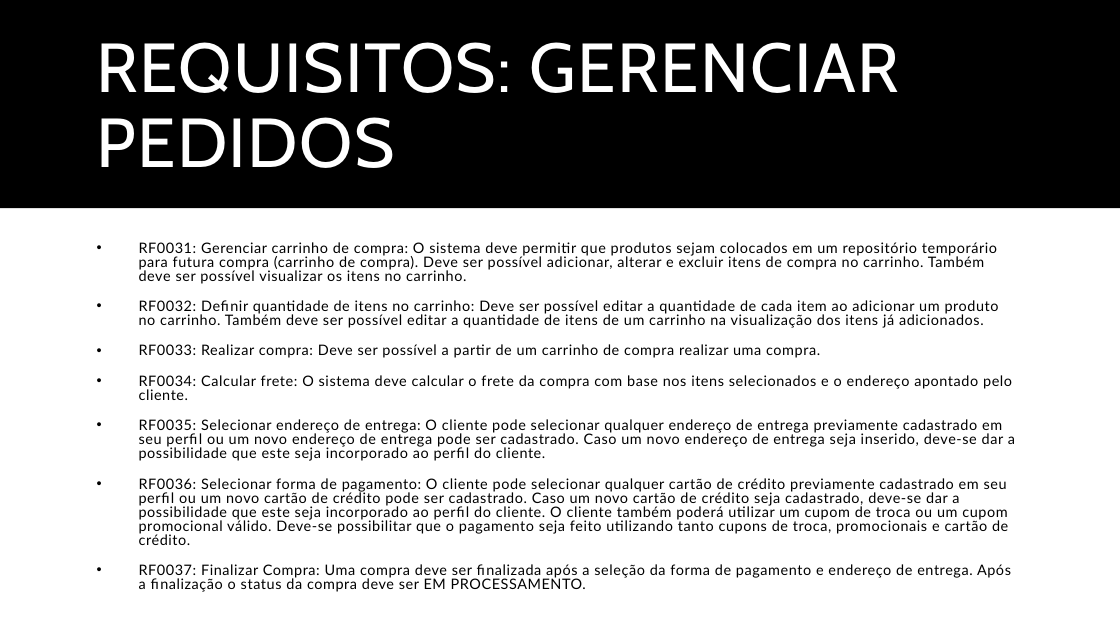
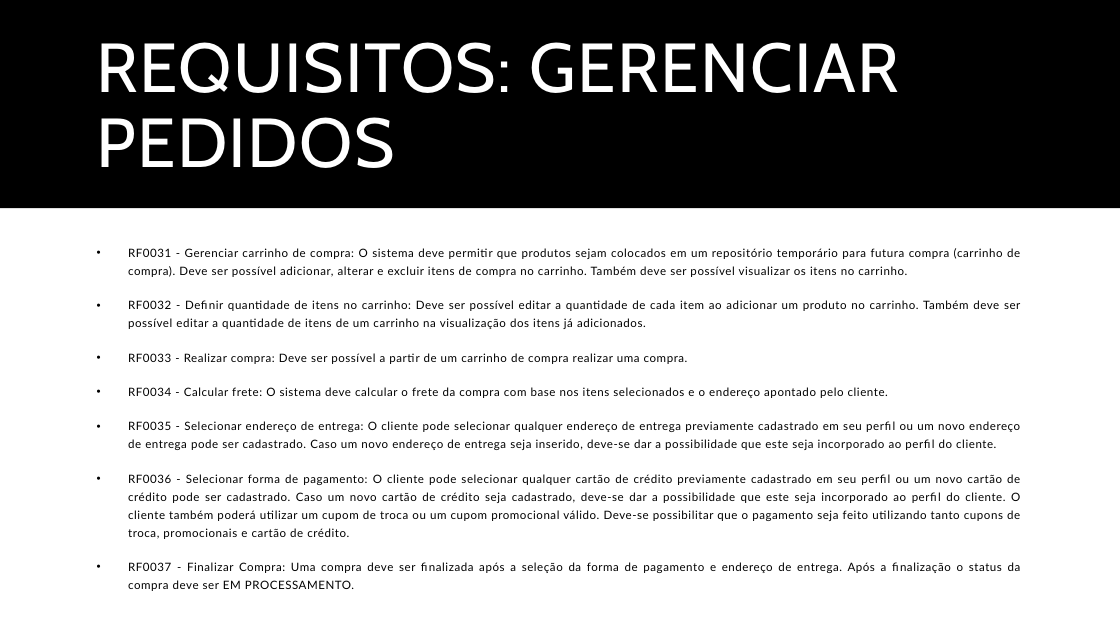
Before and after one commit to BrenoXDMoon/ProjetoLes, a slide deck: slide 10 of Documentos/Trabalho de Lab.pptx (slide 9 before the commit). Drawn at 1120x630 pixels with LibreOffice and Linux fonts; fonts in the diff are those of the drawing. Boxes give left, top, right and bottom in pixels: in the first picture for what was removed or moved away, otherwise in the second. Text is boxed around its words. In the diff, an @@ line names an element or a change of style, - is before the commit and + after.

Commit message:
Apresentação com Requisitos atualizados

```diff
--- a/Documentos/Trabalho de Lab.pptx
+++ b/Documentos/Trabalho de Lab.pptx
@@ text at (128, 248, 1021, 591): text changed; size 12.3 to 9.9 pt @@
-• RF0031: Gerenciar carrinho de compra: O sistema deve permitir que produtos sejam colocados em um repositório temporário para futura compra (carrinho de compra). Deve ser possível adicionar, alterar e excluir itens de compra no carrinho. Também deve ser possível visualizar os itens no carrinho.
-• RF0032: Definir quantidade de itens no carrinho: Deve ser possível editar a quantidade de cada item ao adicionar um produto no carrinho. Também deve ser possível editar a quantidade de itens de um carrinho na visualização dos itens já adicionados.
-• RF0033: Realizar compra: Deve ser possível a partir de um carrinho de compra realizar uma compra.
-• RF0034: Calcular frete: O sistema deve calcular o frete da compra com base nos itens selecionados e o endereço apontado pelo cliente.
-• RF0035: Selecionar endereço de entrega: O cliente pode selecionar qualquer endereço de entrega previamente cadastrado em seu perfil ou um novo endereço de entrega pode ser cadastrado. Caso um novo endereço de entrega seja inserido, deve-se dar a possibilidade que este seja incorporado ao perfil do cliente.
-• RF0036: Selecionar forma de pagamento: O cliente pode selecionar qualquer cartão de crédito previamente cadastrado em seu perfil ou um novo cartão de crédito pode ser cadastrado. Caso um novo cartão de crédito seja cadastrado, deve-se dar a possibilidade que este seja incorporado ao perfil do cliente. O cliente também poderá utilizar um cupom de troca ou um cupom promocional válido. Deve-se possibilitar que o pagamento seja feito utilizando tanto cupons de troca, promocionais e cartão de crédito.
-• RF0037: Finalizar Compra: Uma compra deve ser finalizada após a seleção da forma de pagamento e endereço de entrega. Após a finalização o status da compra deve ser EM PROCESSAMENTO.
+• RF0031 - Gerenciar carrinho de compra: O sistema deve permitir que produtos sejam colocados em um repositório temporário para futura compra (carrinho de compra). Deve ser possível adicionar, alterar e excluir itens de compra no carrinho. Também deve ser possível visualizar os itens no carrinho.
+• RF0032 - Definir quantidade de itens no carrinho: Deve ser possível editar a quantidade de cada item ao adicionar um produto no carrinho. Também deve ser possível editar a quantidade de itens de um carrinho na visualização dos itens já adicionados.
+• RF0033 - Realizar compra: Deve ser possível a partir de um carrinho de compra realizar uma compra.
+• RF0034 - Calcular frete: O sistema deve calcular o frete da compra com base nos itens selecionados e o endereço apontado pelo cliente.
+• RF0035 - Selecionar endereço de entrega: O cliente pode selecionar qualquer endereço de entrega previamente cadastrado em seu perfil ou um novo endereço de entrega pode ser cadastrado. Caso um novo endereço de entrega seja inserido, deve-se dar a possibilidade que este seja incorporado ao perfil do cliente.
+• RF0036 - Selecionar forma de pagamento: O cliente pode selecionar qualquer cartão de crédito previamente cadastrado em seu perfil ou um novo cartão de crédito pode ser cadastrado. Caso um novo cartão de crédito seja cadastrado, deve-se dar a possibilidade que este seja incorporado ao perfil do cliente. O cliente também poderá utilizar um cupom de troca ou um cupom promocional válido. Deve-se possibilitar que o pagamento seja feito utilizando tanto cupons de troca, promocionais e cartão de crédito.
+• RF0037 - Finalizar Compra: Uma compra deve ser finalizada após a seleção da forma de pagamento e endereço de entrega. Após a finalização o status da compra deve ser EM PROCESSAMENTO.
```
Also in this commit, not shown: 12 other slides changed, 7 slides added, 1 slide removed, 23 other files.
